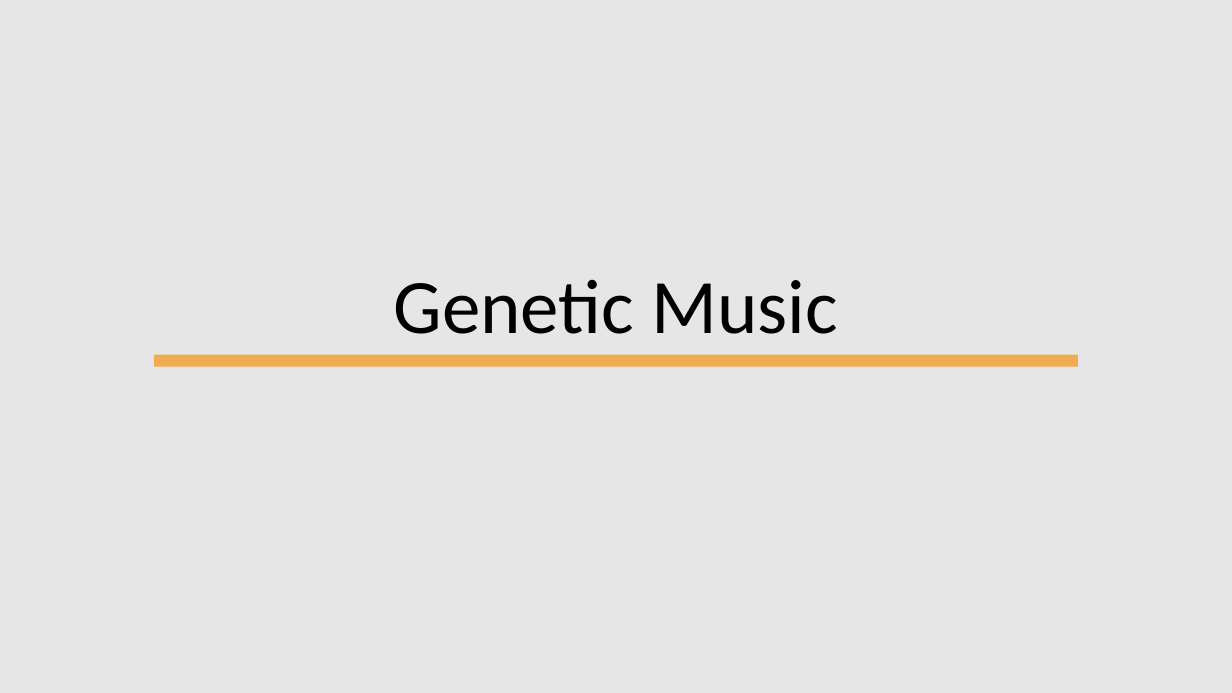
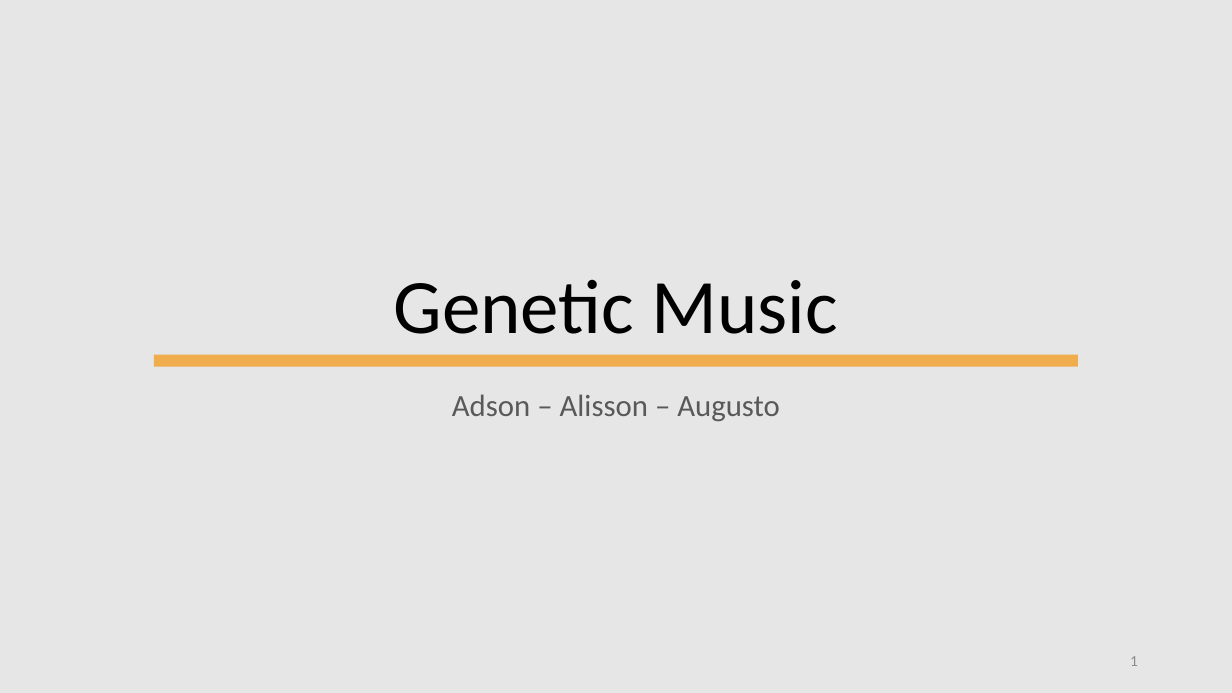
Before and after one commit to BeholderDEV/genetic-music-maker, a slide deck: slide 1 of Genetic Music.pptx. Drawn at 1232x693 pixels with LibreOffice and Linux fonts; fonts in the diff are those of the drawing. Boxes give left, top, right and bottom in pixels: in the first picture for what was removed or moved away, otherwise in the second. Text is boxed around its words. In the diff, an @@ line names an element or a change of style, - is before the commit and + after.

Commit message:
slides

```diff
--- a/Genetic Music.pptx
+++ b/Genetic Music.pptx
@@ subtitle added at <box>452,394,780,421</box>, 24 pt, text #595959 @@
+Adson – Alisson – Augusto
@@ page number added at <box>1130,656,1138,666</box>, 12 pt, text #8C8C8C @@
+1
```
Also in this commit, not shown: 2 other slides changed, 8 slides added, 2 slides removed.
